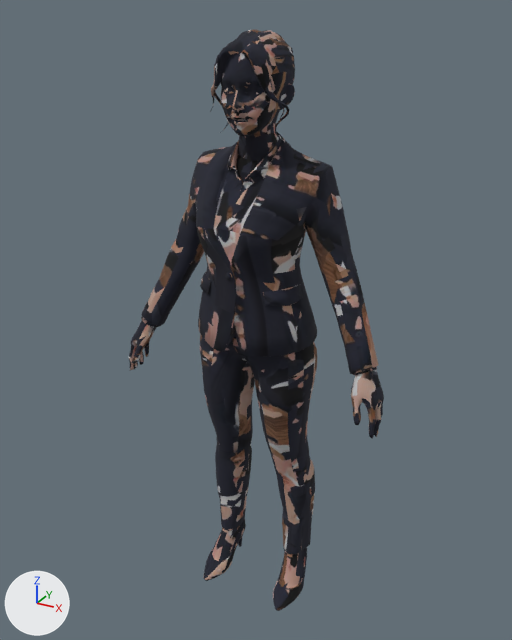
Before and after pictures for a commit that changed the glTF model models/us-business-woman.glb.
The view is the same before and after, from a 50 mm lens placed at (0.521, -0.947, 1.027), pointed at (-0.009, 0.017, 0.545). Every picture has the same lights, and +X, +Y and +Z are marked at lower left. The older version comes first. Where no turn or scale is listed for an object, it has been applied to the vertices. Vertices at exactly the same position are counted once.

Script lines for the objects in view, before the commit:
```python
me_tripo_node_4d701391 = bpy.data.meshes.new('tripo_node_4d701391')
me_tripo_node_4d701391.from_pydata(...)  # 4815 vertices, 9426 faces; spans x -0.239..0.239, y -0.088..0.088, z 0.0..1.0
me_tripo_node_4d701391.materials.append(mat_tripo_mat_4d701391)  # picture img_image_0
ob_tripo_node_4d701391 = bpy.data.objects.new('tripo_node_4d701391', me_tripo_node_4d701391)
ob_tripo_node_4d701391.location = (0.0, 0.0, 0.0)
```
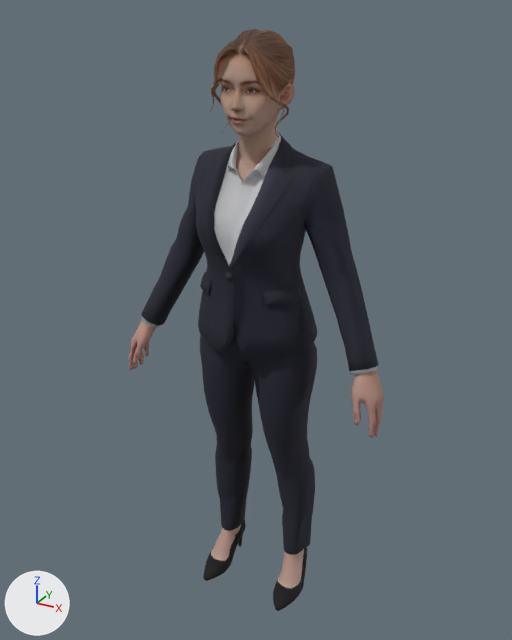
Where the newer file only moved an object's origin or applied its transform, the numbers keep the older frame.

Where the change shows, as pixel boxes (x1, y1, x2, y2) in the pictures (512 x 640 px; the box of a moved part takes in the faces that stretch with it):
part 1 of me_tripo_node_4d701391, moved or reshaped: (151, 115, 304, 581) in both
part 2 of me_tripo_node_4d701391, surface changed: (129, 30, 384, 611) in both

The change, as a list of edits to the scene's bpy script:
```text
Add mat_tripo_mat_aff543e0:
    mat_tripo_mat_aff543e0 = principled_material('tripo_mat_aff543e0')
    mat_tripo_mat_aff543e0.texture = img_image_0
    mat_tripo_mat_aff543e0.roughness = 0.9
Change me_tripo_node_4d701391:
    used by ob_tripo_node_4d701391; location = (0.0, 0.0, 0.0)
    remove me_tripo_node_4d701391.from_pydata(...)  # 4815 vertices, 9426 faces; spans x -0.239..0.239, y -0.088..0.088, z 0.0..1.0
    remove me_tripo_node_4d701391.materials.append(mat_tripo_mat_4d701391)  # picture img_image_0
    add me_tripo_node_4d701391.from_pydata(...)  # 4816 vertices, 9426 faces; spans x -0.239..0.239, y -0.088..0.088, z 0.0..1.0
    me_tripo_node_4d701391 part 1
    48 vertices are removed from x -0.227..0.227, y -0.053..0.01, z 0.031..0.886
    251 faces are deleted
    4 vertices move within x -0.18..0.095, y -0.02..0.011, z 0.031..0.844
    49 vertices are added at x -0.227..0.227, y -0.053..0.011, z 0.031..0.887
    251 new faces join them
    me_tripo_node_4d701391 part 2: 9064 kept faces spanning x -0.239..0.239, y -0.088..0.088, z 0.0..1.0 get new texture (UV) coordinates
    add me_tripo_node_4d701391.materials.append(mat_tripo_mat_aff543e0)  # picture img_image_0
```
